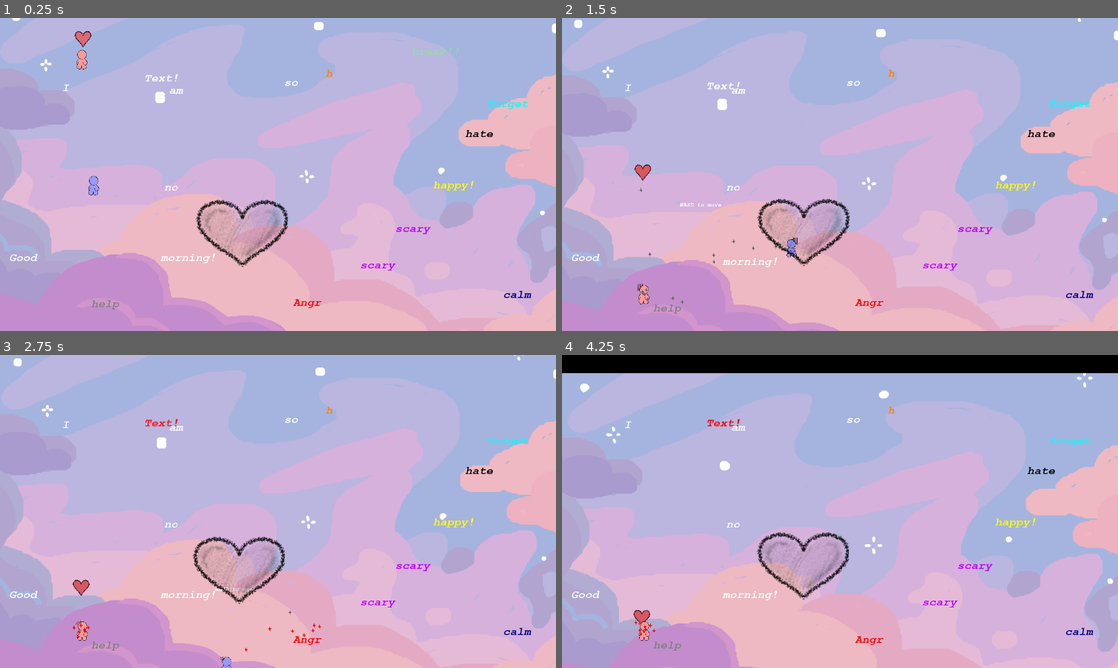
Above: before the commit, frames 1-4 (two rows, left to right).
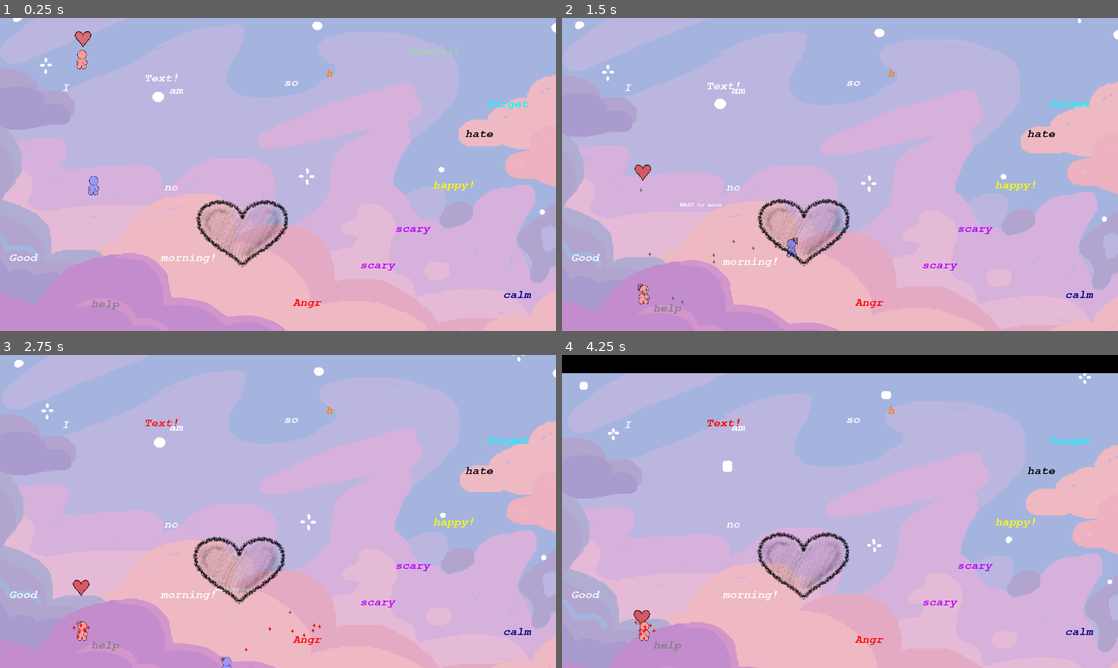
Above: after the commit, the same moments.

Repository: NitroGuy10/Chillennium2023
Game: Godot game, scene res://assets/Levels/Test_Level.tscn
Two runs of this game, one before a commit and one after it. Both use one fixed random seed, a clock stepped at 60 frames per second and the inputs below. This scene is started directly instead of the project's main scene.
Inputs:
- Up to frame 1 (0.25 s): no input
- Up to frame 2 (1.5 s): hold Right (ui_right) from 0.53 s (still down); tap Shift (dash) at 0.6, 1.35 s; tap Up (ui_up) at 0.77 s
- Up to frame 3 (2.75 s): tap Up (ui_up) at 1.52 s; release Right (ui_right) at 2.03 s; hold Left (ui_left) from 2.03 s (still down); tap Shift (dash) at 2.1 s
- Up to frame 4 (4.25 s): release Left (ui_left) at 2.78 s; hold Right (ui_right) from 2.78 s (still down); tap Shift (dash) at 2.85, 3.6 s; tap Up (ui_up) at 3.02, 3.77 s

The runs differ from the first frame. In frame 1, 0.1% of the frame differs, in the area x 2-100%, y 0-64%; in frame 2, 0.1%; in frame 3, 0.1%; in frame 4, 0.2%, in the area x 3-100%, y 5-74%.

Commit message:
We are ballin

Diff:
--- a/assets/Levels/Level6.tscn
+++ b/assets/Levels/Level6.tscn
@@ -26,7 +26,7 @@
 [node name="Background" parent="." instance=ExtResource( 2 )]
 position = Vector2( 640, 361 )
 frames = SubResource( 1 )
-frame = 1
+frame = 0
 
 [node name="Exit" parent="." instance=ExtResource( 7 )]
 position = Vector2( 1153, 749.5 )
--- a/assets/Levels/Test_Level.tscn
+++ b/assets/Levels/Test_Level.tscn
@@ -31,7 +31,7 @@
 
 [node name="Background" parent="." instance=ExtResource( 3 )]
 frames = SubResource( 2 )
-frame = 2
+frame = 0
 
 [node name="WordPlatformInteractable" parent="." instance=ExtResource( 4 )]
 position = Vector2( 147, 186 )
--- a/assets/Levels/TheEnd.tscn
+++ b/assets/Levels/TheEnd.tscn
@@ -39,7 +39,7 @@
 [ext_resource path="res://assets/Objects/WordPlatformText.tscn" type="PackedScene" id=37]
 [ext_resource path="res://assets/Fonts/courbd.ttf" type="DynamicFontData" id=38]
 [ext_resource path="res://assets/Music/the_end.mp3" type="AudioStream" id=39]
-[ext_resource path="res://assets/Sprites/the_end/dissolve into heart-15.png" type="Texture" id=40]
+[ext_resource path="res://assets/Music/credits.mp3" type="AudioStream" id=40]
 [ext_resource path="res://assets/Sprites/the_end/dissolve into heart-16.png" type="Texture" id=41]
 [ext_resource path="res://assets/Sprites/the_end/dissolve into heart-21.png" type="Texture" id=42]
 [ext_resource path="res://assets/Sprites/the_end/dissolve into heart-19.png" type="Texture" id=43]
@@ -93,10 +93,11 @@
 [ext_resource path="res://assets/Sprites/the_end_cool/end scene-export-25.png" type="Texture" id=91]
 [ext_resource path="res://assets/Sprites/the_end_cool/end scene-export-24.png" type="Texture" id=92]
 [ext_resource path="res://assets/Sprites/the_end_cool/end scene-export-26.png" type="Texture" id=93]
+[ext_resource path="res://assets/Sprites/the_end/dissolve into heart-15.png" type="Texture" id=94]
 
 [sub_resource type="SpriteFrames" id=1]
 animations = [ {
-"frames": [ ExtResource( 36 ), ExtResource( 24 ), ExtResourc …(209 unchanged characters)… ( 26 ), ExtResource( 14 ), ExtResource( 40 ), ExtResource( 41 ), ExtResource( 31 ) …(774 unchanged characters)…
+"frames": [ ExtResource( 36 ), ExtResource( 24 ), ExtResourc …(209 unchanged characters)… ( 26 ), ExtResource( 14 ), ExtResource( 94 ), ExtResource( 41 ), ExtResource( 31 ) …(774 unchanged characters)…
 "loop": false,
 "name": "default",
 "speed": 3.5
@@ -140,22 +141,22 @@
 stream = ExtResource( 39 )
 
 [node name="AudioStreamPlayer2" type="AudioStreamPlayer" parent="."]
-stream = ExtResource( 39 )
+stream = ExtResource( 40 )
 
 [node name="AnimatedSprite2" type="AnimatedSprite" parent="."]
 visible = false
 position = Vector2( 656, 370 )
 scale = Vector2( 0.7, 0.7 )
 frames = SubResource( 3 )
-frame = 6
+frame = 22
 playing = true
 
 [node name="Timer2" type="Timer" parent="."]
-wait_time = 16.0
+wait_time = 19.0
 one_shot = true
 
 [connection signal="timeout" from="Timer" to="." method="_on_Timer_timeout"]
+[connection signal="timeout" from="Timer2" to="." method="_on_Timer_timeout"]
 [connection signal="timeout" from="Timer2" to="." method="_on_Timer2_timeout"]
-[connection signal="timeout" from="Timer2" to="." method="_on_Timer_timeout"]
 
 [editable path="WordPlatformText"]
--- a/assets/Objects/Game.gd
+++ b/assets/Objects/Game.gd
@@ -23,7 +23,7 @@
 
 var transition = preload("res://assets/Objects/ScreenTransition.tscn")
 
-var levelNum = 0
+var levelNum = 8
 
 
 # Called when the node enters the scene tree for the first time.
Not shown: 1 places in assets/Levels/TheEnd.tscn that only renumber resources
Not shown, changed: assets/Music/credits.mp3.import
